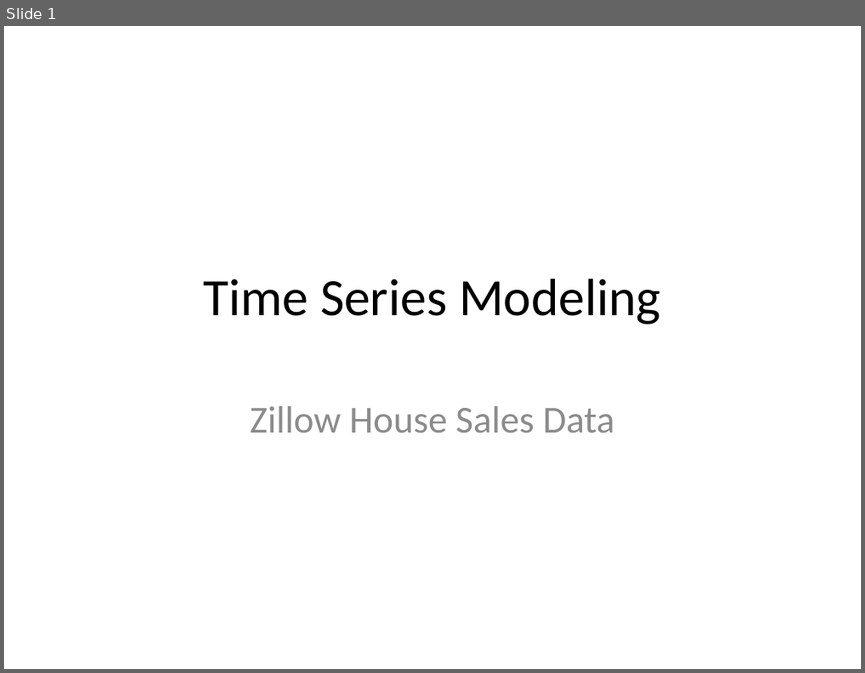
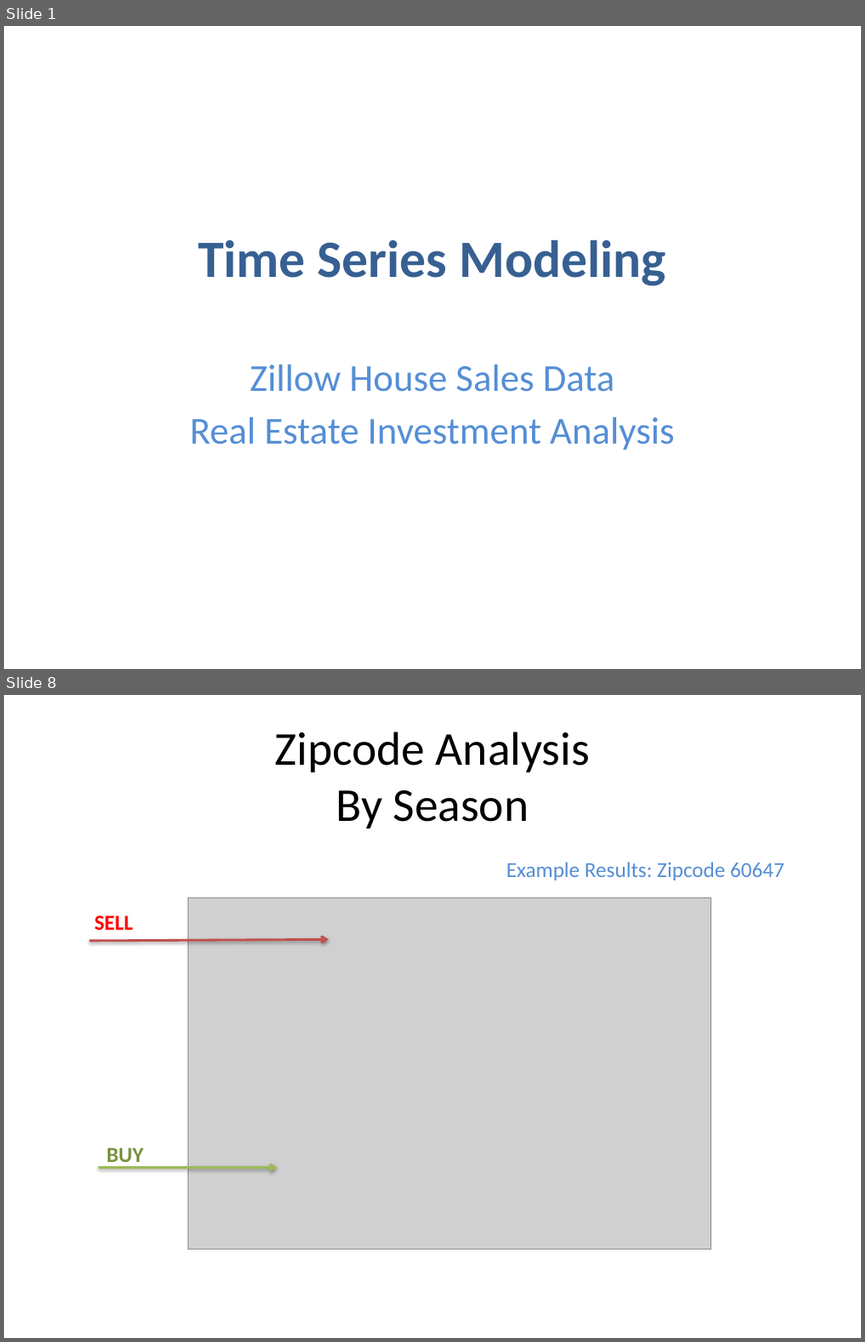
Before and after one commit to Sue-Mir/Module4_Project_Time_Series_Modelling, a slide deck: time-series/Project4_NonTechnicalPresentation.pptx. Shown one above the other, each under a label of ours: slide 1 before the commit, slides 1 and 8 after it; the slides between them are not shown. The pictures are 865x673 and 865x1342 pixels, drawn with LibreOffice and Linux fonts; fonts in the diff are those of the drawing; grey boxes stand for pictures. Boxes give left, top, right and bottom in pixels: in the first picture for what was removed or moved away, otherwise in the second. Text is boxed around its words. In the diff, an @@ line names an element or a change of style, - is before the commit and + after.

```diff
--- a/time-series/Project4_NonTechnicalPresentation.pptx
+++ b/time-series/Project4_NonTechnicalPresentation.pptx
@@ slide 8 added at [4,695,861,1338], background #FFFFFF @@
@@ title added at [275,732,590,828], 39.6 pt, text #000000 @@
+Zipcode Analysis
+By Season
@@ text added at [506,862,784,880], 18 pt, text #558ED5 @@
+Example Results: Zipcode 60647
@@ picture added at [188,897,710,1248] @@
@@ text added at [94,915,132,930], 18 pt, text #FF0000, bold @@
+SELL
@@ arrow added from (90, 941) to (329, 939), #C0504D 2 pt @@
@@ text added at [107,1147,144,1168], 18 pt, text #77933C, bold @@
+BUY
@@ arrow added from (98, 1167) to (278, 1167), #9BBB59 2 pt @@
@@ slide 1 changed as well @@
@@ title "Time Series Modeling": place and size @@
-title "Time Series Modeling" at [203,278,661,324]
+title "Time Series Modeling" at [198,239,665,286]
@@ title "Time Series Modeling" at [198,239,665,286]: text colour #000000 to #376092, bold on @@
@@ subtitle "Zillow House Sales Data": place and size @@
-subtitle "Zillow House Sales Data" at [250,406,615,432]
+subtitle "Zillow House Sales Data" at [190,364,674,449]
@@ subtitle at [250,364,615,392]: text colour #8C8C8C to #558ED5 in "Zillow House Sales Data" @@
@@ subtitle at [190,417,674,449]: paragraph added @@
+Real Estate Investment Analysis
```
Also in this commit, not shown: 12 other slides added, 1 slide removed.
